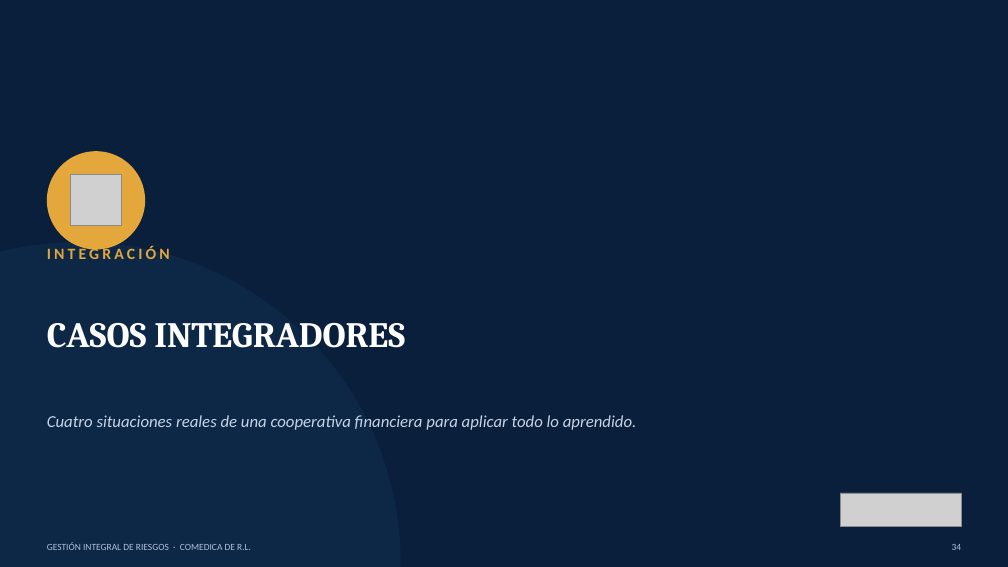
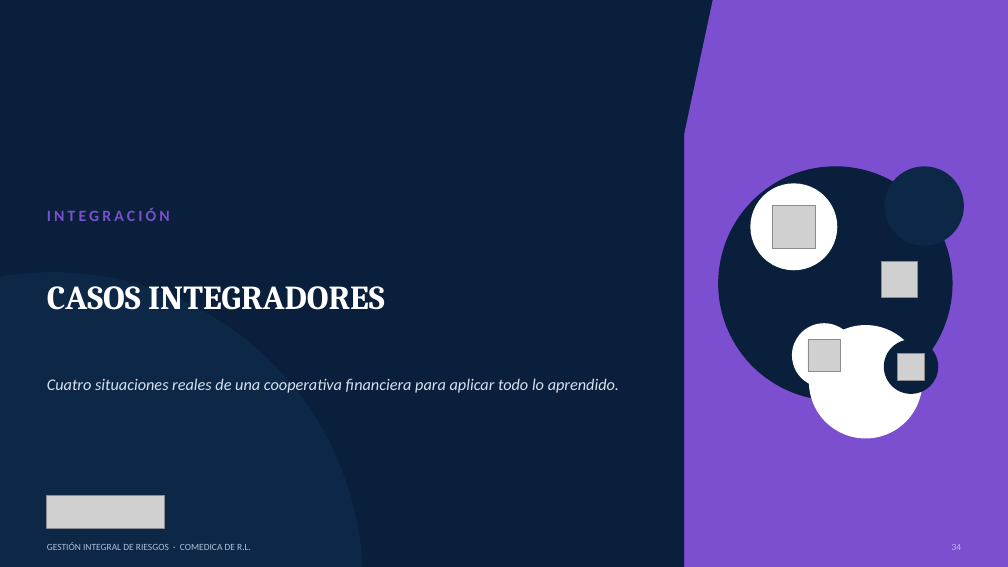
Before and after one commit to menjivar201280/riesgo, a slide deck: slide 34 of capacitacion-riesgos-2025/CAPACITACION_RIESGOS_2025.pptx. Drawn at 1008x567 pixels with LibreOffice and Linux fonts; fonts in the diff are those of the drawing; grey boxes stand for pictures. Boxes give left, top, right and bottom in pixels: in the first picture for what was removed or moved away, otherwise in the second. Text is boxed around its words. In the diff, an @@ line names an element or a change of style, - is before the commit and + after.

```diff
--- a/capacitacion-riesgos-2025/CAPACITACION_RIESGOS_2025.pptx
+++ b/capacitacion-riesgos-2025/CAPACITACION_RIESGOS_2025.pptx
@@ rectangle added at (0,0,684,567), fill #0A1F3B @@
@@ rectangle added at (596,0,1008,567), fill #7B4FCF @@
@@ ellipse removed at (47,151,145,250) @@
@@ picture removed at (70,175,122,226) @@
@@ ellipse added at (718,166,953,401), fill #0A1F3B @@
@@ ellipse added at (885,166,964,246), fill #0D2847 @@
@@ text "INTEGRACIÓN": place and size @@
-text "INTEGRACIÓN" at (47,246,170,259)
+text "INTEGRACIÓN" at (47,208,170,221)
@@ text "INTEGRACIÓN" at (47,208,170,221): text colour #E3A73B to #7B4FCF @@
@@ ellipse added at (751,183,838,270), fill #FFFFFF @@
@@ picture added at (772,205,815,248) @@
@@ text "CASOS INTEGRADORES": place and size @@
-text "CASOS INTEGRADORES" at (47,323,405,348)
+text "CASOS INTEGRADORES" at (47,286,385,310)
@@ text "CASOS INTEGRADORES" at (47,286,385,310): size 34 to 32 pt @@
@@ ellipse added at (864,244,936,316), fill #0A1F3B @@
@@ picture added at (882,262,917,297) @@
@@ ellipse: place and size @@
-ellipse at (0,242,401,567)
+ellipse at (0,272,363,567)
@@ ellipse added at (792,324,856,388), fill #FFFFFF @@
@@ ellipse added at (809,325,923,439), fill #FFFFFF @@
@@ text "Cuatro situaciones reales de una ...": place and size @@
-text "Cuatro situaciones reales de una ..." at (47,415,636,430)
+text "Cuatro situaciones reales de una ..." at (47,378,619,393)
@@ text "Cuatro situaciones reales de una ..." at (47,378,619,393): size 16 to 15.5 pt, text colour #C7D3E5 to #D7E1F0; line spacing 1.15 to 1.18 @@
@@ picture added at (808,340,840,371) @@
@@ ellipse added at (884,340,938,394), fill #0A1F3B @@
@@ picture added at (898,353,925,380) @@
@@ picture: place and size @@
-picture at (840,493,961,527)
+picture at (47,495,164,529)
```
Also in this commit, not shown: 45 other slides changed.
